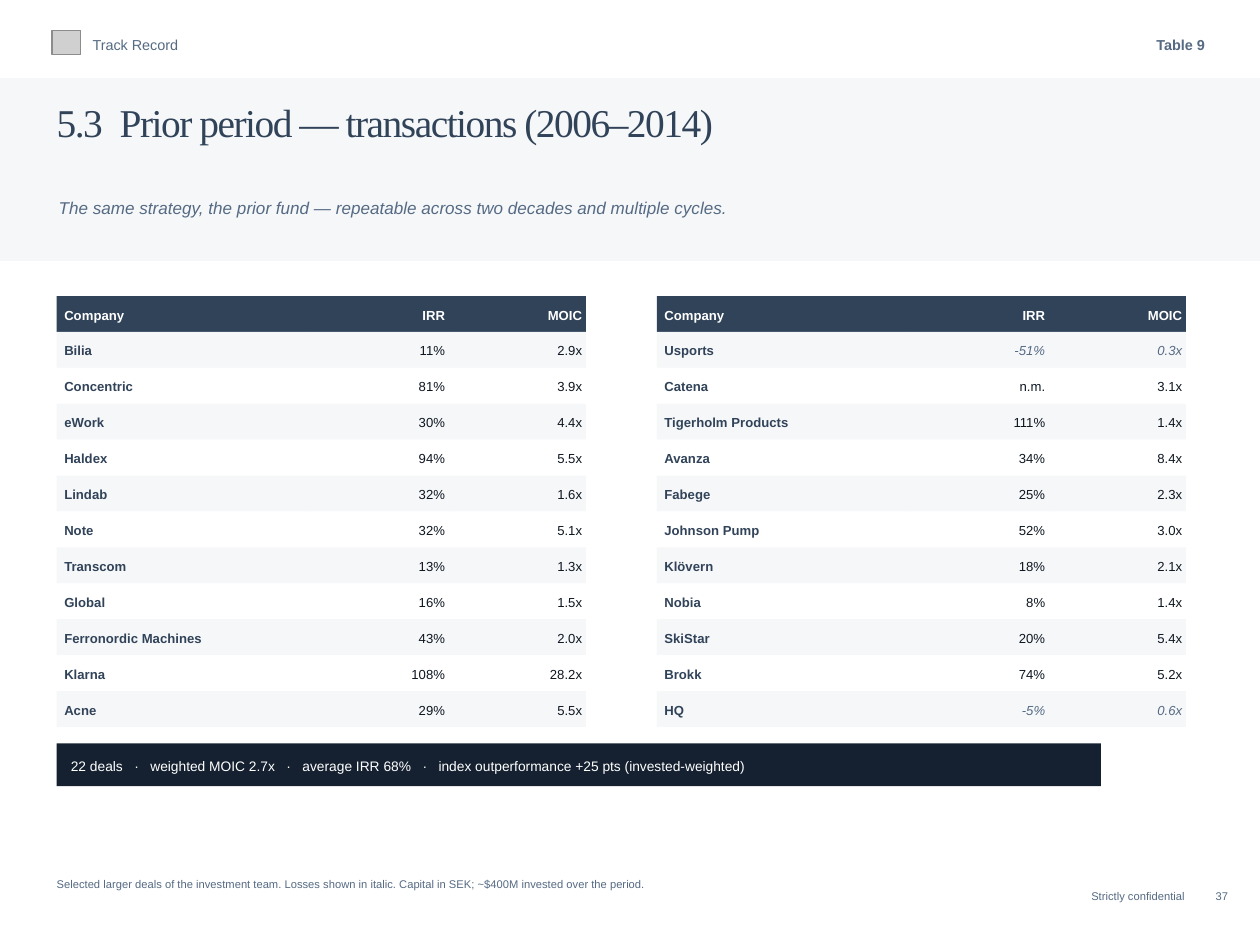
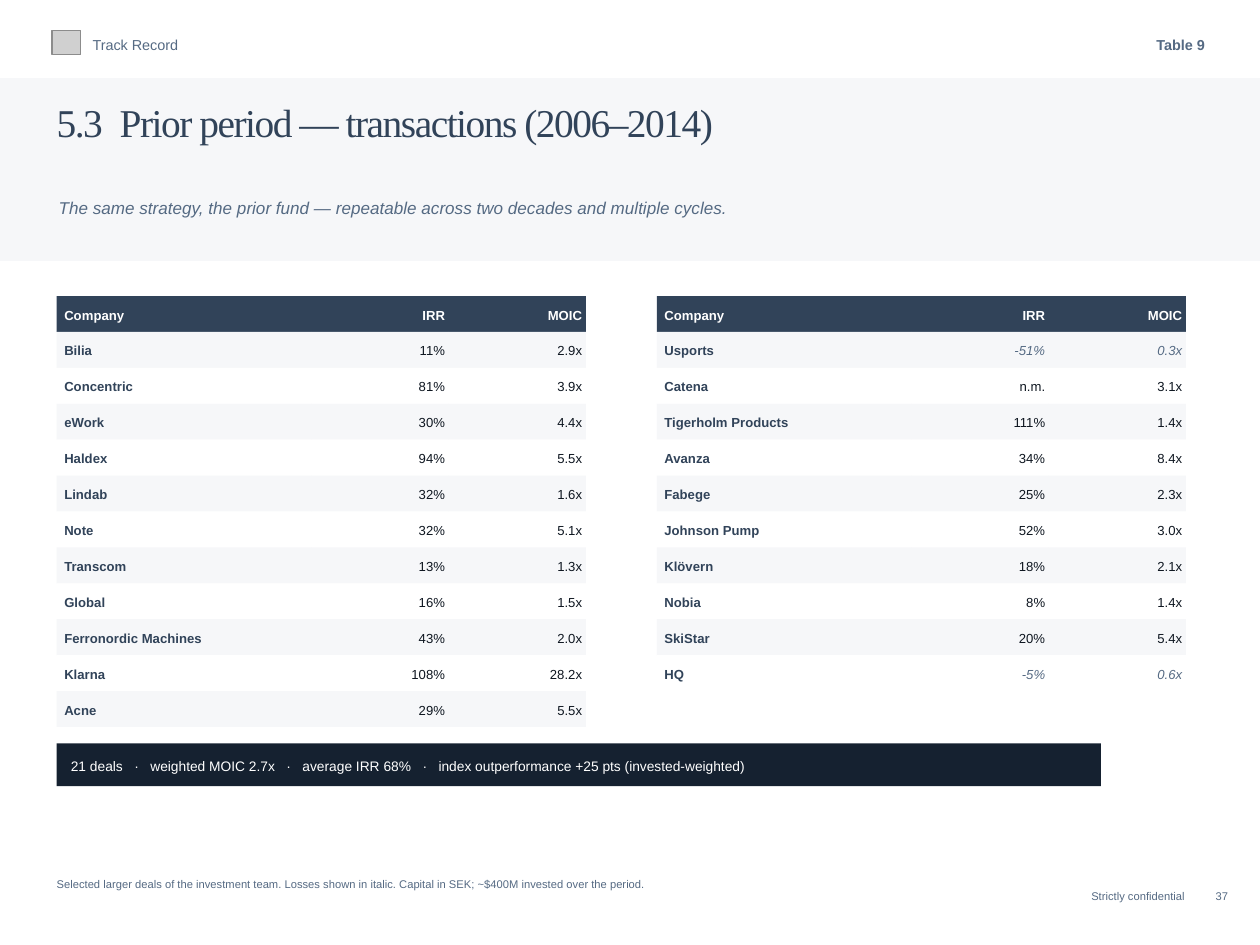
Before and after one commit to charette-lab/Claude, a slide deck: slide 40 of Athanase_Engaged_Ownership_Allocator_Deck.pptx. Drawn at 1260x945 pixels with LibreOffice and Linux fonts; fonts in the diff are those of the drawing; grey boxes stand for pictures. Boxes give left, top, right and bottom in pixels: in the first picture for what was removed or moved away, otherwise in the second. Text is boxed around its words. In the diff, an @@ line names an element or a change of style, - is before the commit and + after.

```diff
--- a/Athanase_Engaged_Ownership_Allocator_Deck.pptx
+++ b/Athanase_Engaged_Ownership_Allocator_Deck.pptx
@@ 3 texts: place and size @@
-3 texts at (664,706,1182,718)
+3 texts at (664,670,1182,682)
@@ text removed at (664,669,701,679) @@
-Brokk
@@ text removed at (1019,670,1045,679) @@
-74%
@@ text removed at (1157,670,1182,679) @@
-5.2x
@@ rectangle removed at (657,691,912,726) @@
@@ rectangle removed at (912,691,1049,726) @@
@@ rectangle removed at (1049,691,1186,726) @@
@@ text at (71,761,745,774): text changed @@
-22 deals · weighted MOIC 2.7x · average IRR 68% · index outperformance +25 pts (invested-weighted)
+21 deals · weighted MOIC 2.7x · average IRR 68% · index outperformance +25 pts (invested-weighted)
```
Also in this commit, not shown: 2 other slides changed, 1 other file.
